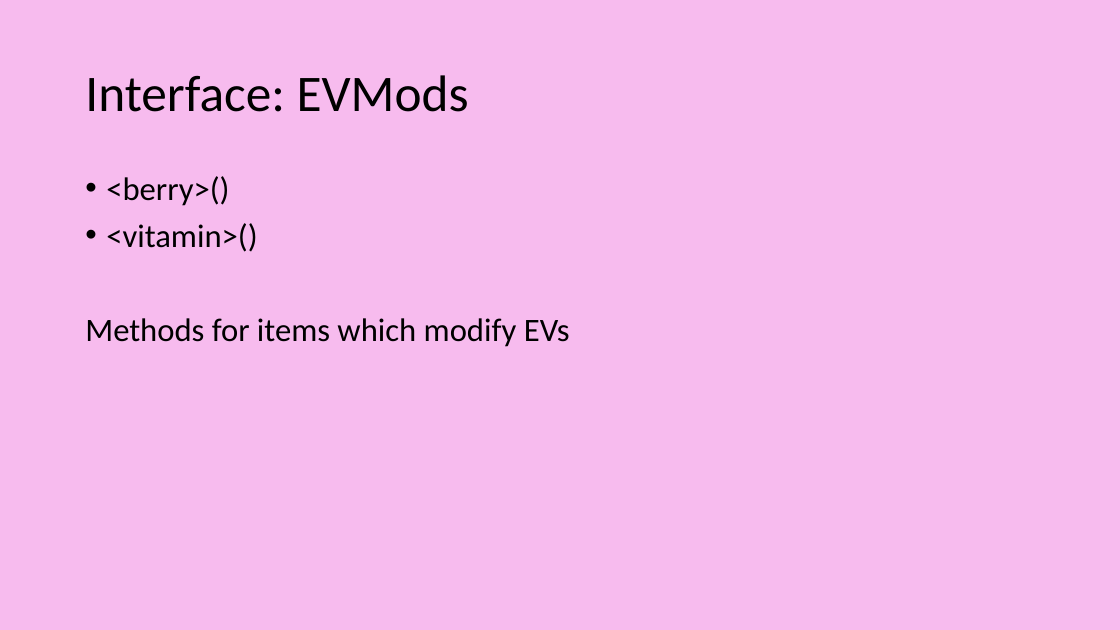
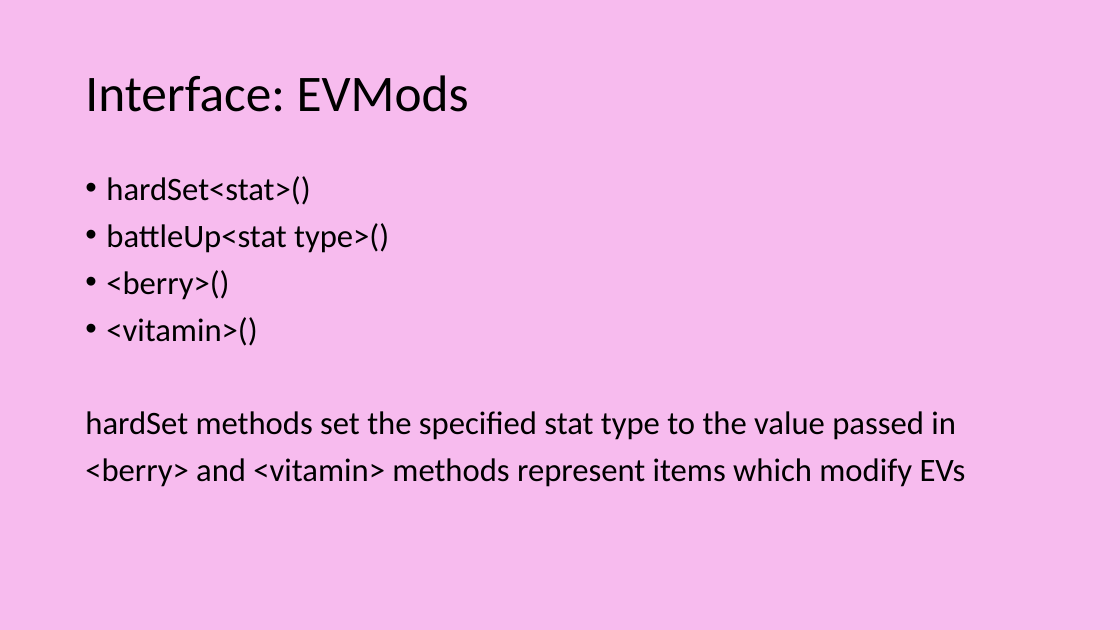
Before and after one commit to Ellime/PokemonEVCounter, a slide deck: slide 4 of Outline_PokemonEVCounterApp.pptx. Drawn at 1120x630 pixels with LibreOffice and Linux fonts; fonts in the diff are those of the drawing. Boxes give left, top, right and bottom in pixels: in the first picture for what was removed or moved away, otherwise in the second. Text is boxed around its words. In the diff, an @@ line names an element or a change of style, - is before the commit and + after.

```diff
--- a/Outline_PokemonEVCounterApp.pptx
+++ b/Outline_PokemonEVCounterApp.pptx
@@ text at [106,176,389,253]: paragraphs added @@
+• hardSet<stat>()
+• battleUp<stat type>()
@@ text at [85,411,966,487]: text changed @@
-Methods for items which modify EVs
+hardSet methods set the specified stat type to the value passed in
+<berry> and <vitamin> methods represent items which modify EVs
```
Also in this commit, not shown: 7 other slides changed, 7 slides added, 1 slide removed.
